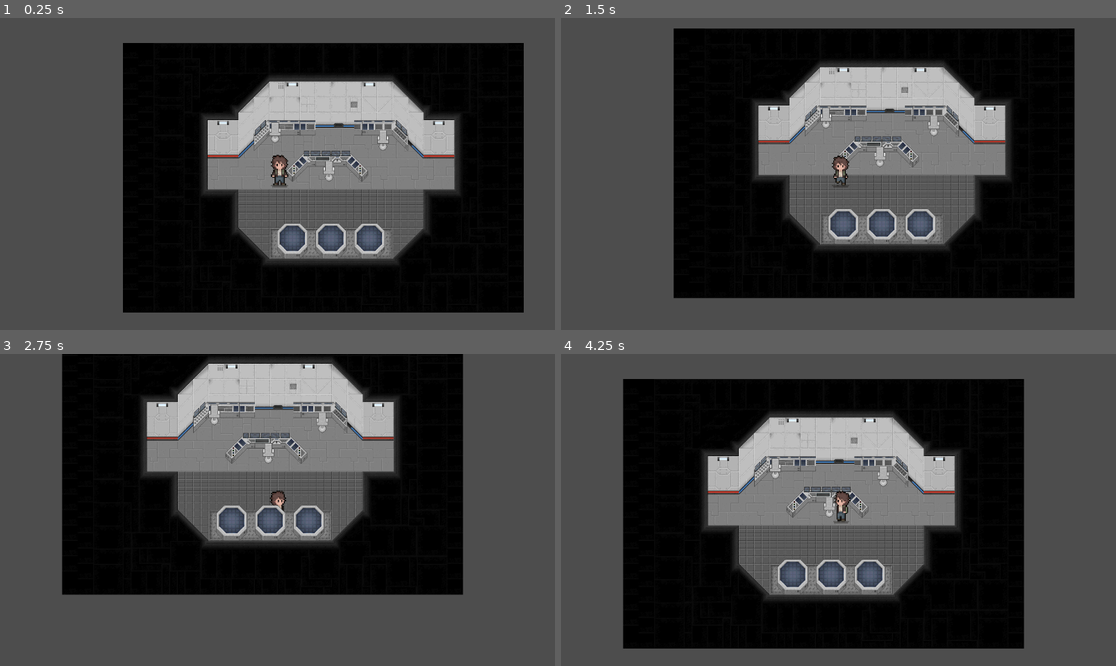
Above: before the commit, frames 1-4 (two rows, left to right).
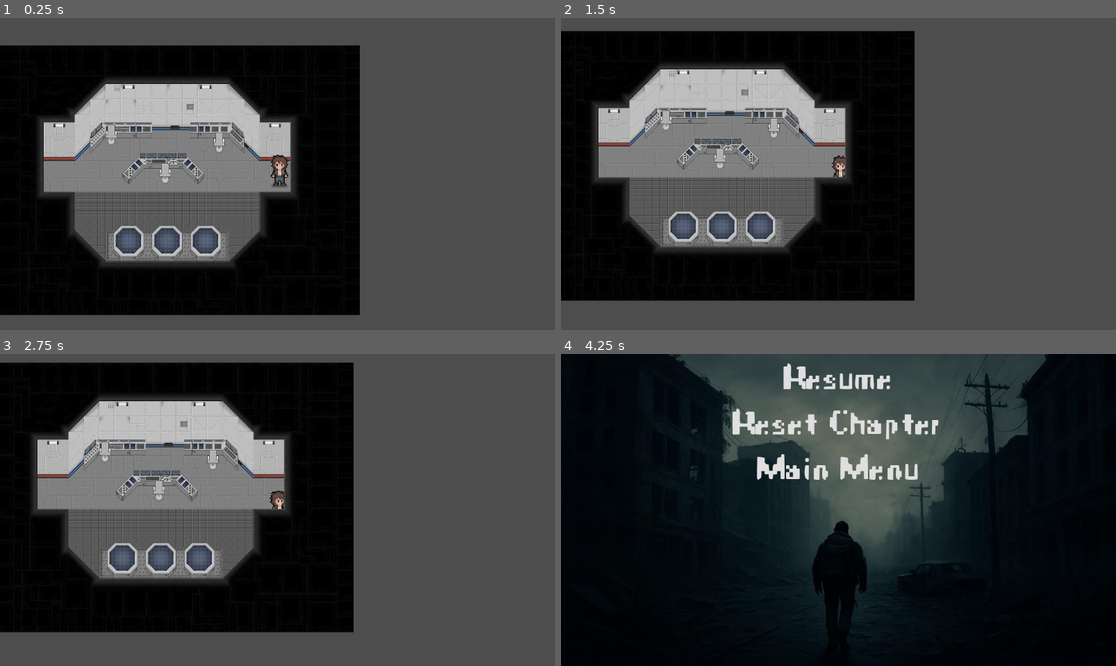
Above: after the commit, the same moments.

Repository: AnduBade02/NexFerre2DGame
Game: Godot game, scene res://Chapter3.tscn
Two runs of this game, one before a commit and one after it. Both use one fixed random seed, a clock stepped at 60 frames per second and the inputs below.
Inputs:
- Up to frame 1 (0.25 s): no input
- Up to frame 2 (1.5 s): tap Enter (ui_accept) at 0.5, 0.6, 0.77, 1.07 s; hold Right (ui_right) 0.53-1.28 s; hold Down (ui_down) from 1.28 s (still down); tap E (attack) at 1.35 s
- Up to frame 3 (2.75 s): tap Enter (ui_accept) at 1.52, 1.55, 1.82, 2.3 s; release Down (ui_down) at 2.03 s; hold Right (ui_right) from 2.03 s (still down); hold Shift (sprint) from 2.03 s (still down)
- Up to frame 4 (4.25 s): release Right (ui_right) at 2.78 s; release Shift (sprint) at 2.78 s; hold Up (ui_up) 2.78-3.53 s; tap Enter (ui_accept) at 2.85, 3.02, 3.32, 3.77, 3.8, 4.07 s; hold Left (ui_left) from 3.53 s (still down); tap E (attack) at 3.6 s; tap Escape (ui_cancel) at 4.15 s

The runs differ from the first frame. In frame 1, 65% of the frame differs, in the area x 0-95%, y 8-96%; in frame 2, 63%; in frame 3, 60%; in frame 4, 69%, in the area x 0-100%, y 0-100%.

Commit message:
finished chapter0, start menu, pause menu

Diff:
--- a/gamejam-hackaton/Chapter3.tscn
+++ b/gamejam-hackaton/Chapter3.tscn
@@ -8620,18 +8620,15 @@
 tile_set = SubResource("TileSet_mffuv")
 
 [node name="player" parent="." instance=ExtResource("2_86xor")]
-position = Vector2(50, 30)
+position = Vector2(390, 25)
 scale = Vector2(0.8, 0.8)
 collision_layer = 3
 script = ExtResource("3_86xor")
+speed = 150.0
 
 [node name="appliances" type="TileMapLayer" parent="."]
 tile_map_data = PackedByteArray("AAAEAPb/AAAcAB4AAAAFAPb/AAAdAB4AAAAOAPb/AAAcAB4AAAAPAPb/AAAdAB4AAAD7//v/AAAcAB4AAAD8// …(20784 unchanged characters)…
 tile_set = SubResource("TileSet_v357e")
-
-[node name="Camera2D" type="Camera2D" parent="."]
-position = Vector2(150, 0)
-zoom = Vector2(1.5, 1.5)
 
 [node name="StaticBody2D" type="StaticBody2D" parent="."]
 
--- /dev/null
+++ b/gamejam-hackaton/Scripts/CutSceneUI.gd
@@ -0,0 +1,53 @@
+extends CanvasLayer
+
+@onready var fade = $Fade
+@onready var name_label = $DialogBox/NameLabel
+@onready var text_label = $DialogBox/TextLabel
+@onready var timer = $Timer
+
+var full_text = ""
+var char_index = 0
+var typing_speed = 0.03
+var on_cutscene_end: Callable = func(): pass
+
+func start_cutscene(dialogs: Array, _on_end: Callable = func(): pass):
+	visible = true
+	on_cutscene_end = _on_end
+	$AnimationPlayer.play("fade_in")
+	await $AnimationPlayer.animation_finished
+	show_dialogs(dialogs)
+
+func show_dialogs(dialogs: Array):
+	if dialogs.is_empty():
+		end_cutscene()
+		return
+
+	var dialog = dialogs.pop_front()
+	name_label.text = dialog.get("name", "")
+	full_text = dialog.get("text", "")
+	text_label.text = ""
+	char_index = 0
+
+	timer.start(typing_speed)
+	timer.timeout.connect(_on_type_letter.bind(dialogs), CONNECT_ONE_SHOT)
+
+func _on_type_letter(dialogs):
+	if char_index < full_text.length():
+		text_label.text += full_text[char_index]
+		char_index += 1
+		timer.start(typing_speed)
+		timer.timeout.connect(_on_type_letter.bind(dialogs), CONNECT_ONE_SHOT)
+	else:
+		await get_tree().create_timer(0.5).timeout
+		await wait_for_input()
+		show_dialogs(dialogs)
+
+func wait_for_input():
+	while not Input.is_action_just_pressed("ui_accept"):
+		await get_tree().process_frame
+
+func end_cutscene():
+	$AnimationPlayer.play("fade_out")
+	await $AnimationPlayer.animation_finished
+	visible = false
+	on_cutscene_end.call()
--- /dev/null
+++ b/gamejam-hackaton/Scripts/change_player_parent.gd
@@ -0,0 +1,63 @@
+extends Area2D
+
+@export_node_path("Node2D") var new_parent_path
+@export_node_path("Node2D") var insert_after_node
+
+var has_moved_player := false
+
+func _ready():
+	connect("body_entered", Callable(self, "_on_body_entered"))
+	connect("body_exited", Callable(self, "_on_body_exited"))
+
+func _on_body_entered(body: Node):
+	if has_moved_player:
+		print("⏭️ Player deja mutat, ignorăm reactivarea.")
+		return
+
+	if body.name != "Player":
+		return
+
+	has_moved_player = true  # 🔒 Blocăm imediat
+
+	var player: Node = get_tree().get_root().find_child("Player", true, false)
+	if player == null:
+		printerr("❌ Player nu a fost găsit în scenă.")
+		return
+
+	var new_parent = get_node_or_null(new_parent_path)
+	var insert_node = get_node_or_null(insert_after_node)
+
+	if new_parent == null:
+		printerr("❌ Noul părinte este invalid.")
+		return
+
+	var is_already_child: bool = player.get_parent() == new_parent
+	var already_at_position: bool = false
+
+	if is_already_child and insert_node != null and insert_node.get_parent() == new_parent:
+		var children = new_parent.get_children()
+		var player_index = children.find(player)
+		var insert_index = children.find(insert_node)
+		already_at_position = player_index == insert_index + 1
+
+	if is_already_child and already_at_position:
+		print("ℹ️ Player este deja în ", new_parent.name, " și în poziția corectă. Nu îl mai mutăm.")
+		return
+
+	# Mutăm doar dacă NU e deja în poziția dorită
+	var old_parent = player.get_parent()
+	old_parent.remove_child(player)
+	new_parent.add_child(player)
+
+	if insert_node != null and insert_node.get_parent() == new_parent:
+		var index = new_parent.get_children().find(insert_node)
+		new_parent.move_child(player, index + 1)
+		print("✅ Player mutat în ", new_parent.name, " după ", insert_node.name)
+	else:
+		print("⚠️ Nodul de inserare nu este valid sau nu aparține lui ", new_parent.name)
+
+func _on_body_exited(body: Node):
+	if body.name == "Player":
+		await get_tree().create_timer(0.3).timeout
+		has_moved_player = false
+		print("🚪 Player a schimbat zona.")
--- a/gamejam-hackaton/Scripts/house_entry_trigger.gd
+++ b/gamejam-hackaton/Scripts/house_entry_trigger.gd
@@ -1,6 +1,5 @@
 extends Area2D
 
-@export_node_path("Node2D") var player_path
 @export_node_path("Node2D") var interior_layer_path
 @export_node_path("Node2D") var walls_front_layer_path
 @export_node_path("Node2D") var layer_to_hide_path
@@ -18,7 +17,7 @@
 	if body.name != "Player":
 		return
 
-	var player = get_node_or_null(player_path)
+	var player: Node = get_tree().get_root().find_child("Player", true, false)
 	if player == null:
 		print("❌ player_path invalid.")
 		return
@@ -53,6 +52,7 @@
 
 		parent.move_child(player, insert_index)
 		print("✅ Player mutat la index ", insert_index)
+		print("🚪 Player a intrat în casă")
 
 	if layer_to_hide:
 		layer_to_hide.visible = false
--- a/gamejam-hackaton/Scripts/house_exit_trigger.gd
+++ b/gamejam-hackaton/Scripts/house_exit_trigger.gd
@@ -1,6 +1,5 @@
 extends Area2D
 
-@export_node_path("Node2D") var player_path
 @export_node_path("Node2D") var interior_layer_path
 @export_node_path("Node2D") var walls_front_layer_path
 @export_node_path("Node2D") var layer_to_show_path
@@ -18,7 +17,7 @@
 	if body.name != "Player":
 		return
 
-	var player = get_node_or_null(player_path)
+	var player: Node = get_tree().get_root().find_child("Player", true, false)
 	if player == null:
 		print("❌ player_path invalid.")
 		return
--- a/gamejam-hackaton/Scripts/house_inside_trigger.gd
+++ b/gamejam-hackaton/Scripts/house_inside_trigger.gd
@@ -1,6 +1,5 @@
 extends Area2D
 
-@export_node_path("Node2D") var player_path
 @export_node_path("Node2D") var interior_layer_path
 @export_node_path("Node2D") var walls_front_layer_path
 
@@ -17,7 +16,7 @@
 	if body.name != "Player":
 		return
 
-	var player = get_node_or_null(player_path)
+	var player: Node = get_tree().get_root().find_child("Player", true, false)
 	if player == null:
 		print("❌ player_path invalid.")
 		return
--- /dev/null
+++ b/gamejam-hackaton/Scripts/pause_menu.gd
@@ -0,0 +1,32 @@
+extends CanvasLayer
+
+func _ready():
+	set_process_mode(Node.PROCESS_MODE_ALWAYS)
+	visible = false
+
+	$Panel/VBoxContainer/ResumeButton.pressed.connect(resume_game)
+	$Panel/VBoxContainer/ResetButton.pressed.connect(reset_level)
+	$Panel/VBoxContainer/MenuButton.pressed.connect(go_to_main_menu)
+
+func _input(event):
+	if event.is_action_pressed("ui_cancel"):
+		toggle_pause()
+
+func toggle_pause():
+	get_tree().paused = not get_tree().paused
+	visible = get_tree().paused
+
+func resume_game():
+	get_tree().paused = false
+	visible = false
+
+func reset_level():
+	visible = false
+	get_tree().paused = false
+	await get_tree().create_timer(0.01).timeout  # așteptăm un frame pentru a nu bloca încărcarea
+	get_tree().reload_current_scene()
+
+func go_to_main_menu():
+	get_tree().paused = false
+	visible = false
+	get_tree().change_scene_to_file("res://start_menu.tscn")  # asigură-te că e scris corect
--- /dev/null
+++ b/gamejam-hackaton/Scripts/start_menu.gd
@@ -0,0 +1,13 @@
+extends Control
+
+@export var first_level: PackedScene  # Aici alegi prima scenă
+
+func _ready():
+	$MenuContainer/StartButton.pressed.connect(start_game)
+	$MenuContainer/QuitButton.pressed.connect(quit_game)
+
+func start_game():
+	get_tree().change_scene_to_packed(first_level)
+
+func quit_game():
+	get_tree().quit()
--- /dev/null
+++ b/gamejam-hackaton/cut_scene.tscn
@@ -0,0 +1,49 @@
+[gd_scene load_steps=5 format=3 uid="uid://bgsq6o25sgkai"]
+
+[ext_resource type="Script" uid="uid://bnlbmuccq3ej2" path="res://Scripts/CutSceneUI.gd" id="1_we0jh"]
+
+[sub_resource type="Animation" id="Animation_cn5lr"]
+resource_name = "fade_in"
+length = 0.5
+loop_mode = 1
+
+[sub_resource type="Animation" id="Animation_cea7f"]
+resource_name = "fade_out"
+
+[sub_resource type="AnimationLibrary" id="AnimationLibrary_vsbak"]
+_data = {
+&"fade_in": SubResource("Animation_cn5lr"),
+&"fade_out": SubResource("Animation_cea7f")
+}
+
+[node name="CutScene" type="Node2D"]
+script = ExtResource("1_we0jh")
+
+[node name="ColorRect" type="ColorRect" parent="."]
+offset_right = 667.0
+offset_bottom = 457.0
+
+[node name="Panel" type="Panel" parent="."]
+offset_right = 40.0
+offset_bottom = 40.0
+
+[node name="Label" type="Label" parent="Panel"]
+layout_mode = 0
+offset_left = 339.0
+offset_top = 81.0
+offset_right = 479.0
+offset_bottom = 173.0
+
+[node name="Label2" type="Label" parent="Panel"]
+layout_mode = 0
+offset_left = 106.0
+offset_top = 246.0
+offset_right = 311.0
+offset_bottom = 334.0
+
+[node name="AnimationPlayer" type="AnimationPlayer" parent="."]
+libraries = {
+&"": SubResource("AnimationLibrary_vsbak")
+}
+
+[node name="Timer" type="Timer" parent="."]
--- /dev/null
+++ b/gamejam-hackaton/pause_menu.tscn
@@ -0,0 +1,60 @@
+[gd_scene load_steps=8 format=3 uid="uid://cvk437y7rdtj"]
+
+[ext_resource type="Script" uid="uid://d3pq63g4fcwnc" path="res://Scripts/pause_menu.gd" id="1_05uyy"]
+[ext_resource type="Texture2D" uid="uid://cyuyobdcav0kt" path="res://Assets/background-assets/background.png" id="2_p81d2"]
+[ext_resource type="FontFile" uid="uid://c8p3km8sqnn1t" path="res://Assets/background-assets/apocalypse fax.ttf" id="3_2nc7s"]
+
+[sub_resource type="StyleBoxTexture" id="StyleBoxTexture_d3xb4"]
+texture = ExtResource("2_p81d2")
+
+[sub_resource type="StyleBoxFlat" id="StyleBoxFlat_mxa3g"]
+bg_color = Color(0, 0, 0, 0)
+
+[sub_resource type="StyleBoxFlat" id="StyleBoxFlat_e8sti"]
+bg_color = Color(0, 0, 0, 0)
+
+[sub_resource type="StyleBoxFlat" id="StyleBoxFlat_q2yj1"]
+bg_color = Color(0, 0, 0, 0)
+
+[node name="pause_menu" type="CanvasLayer"]
+script = ExtResource("1_05uyy")
+
+[node name="Panel" type="Panel" parent="."]
+anchors_preset = 15
+anchor_right = 1.0
+anchor_bottom = 1.0
+grow_horizontal = 2
+grow_vertical = 2
+theme_override_styles/panel = SubResource("StyleBoxTexture_d3xb4")
+
+[node name="VBoxContainer" type="VBoxContainer" parent="Panel"]
+layout_mode = 1
+anchors_preset = 5
+anchor_left = 0.5
+anchor_right = 0.5
+offset_left = -90.0
+offset_right = 90.0
+offset_bottom = 76.0
+grow_horizontal = 2
+alignment = 1
+
+[node name="ResumeButton" type="Button" parent="Panel/VBoxContainer"]
+layout_mode = 2
+theme_override_fonts/font = ExtResource("3_2nc7s")
+theme_override_font_sizes/font_size = 80
+theme_override_styles/normal = SubResource("StyleBoxFlat_mxa3g")
+text = "Resume"
+
+[node name="ResetButton" type="Button" parent="Panel/VBoxContainer"]
+layout_mode = 2
+theme_override_fonts/font = ExtResource("3_2nc7s")
+theme_override_font_sizes/font_size = 80
+theme_override_styles/normal = SubResource("StyleBoxFlat_e8sti")
+text = "Reset Chapter"
+
+[node name="MenuButton" type="Button" parent="Panel/VBoxContainer"]
+layout_mode = 2
+theme_override_fonts/font = ExtResource("3_2nc7s")
+theme_override_font_sizes/font_size = 80
+theme_override_styles/normal = SubResource("StyleBoxFlat_q2yj1")
+text = "Main Menu"
--- a/gamejam-hackaton/player.tscn
+++ b/gamejam-hackaton/player.tscn
@@ -482,7 +482,8 @@
 }]
 
 [sub_resource type="CapsuleShape2D" id="CapsuleShape2D_sweqy"]
-radius = 9.0
+radius = 6.0
+height = 28.0
 
 [sub_resource type="CircleShape2D" id="CircleShape2D_sweqy"]
 radius = 109.814
@@ -494,11 +495,12 @@
 position = Vector2(3, -12)
 scale = Vector2(3, 3.03125)
 sprite_frames = SubResource("SpriteFrames_hqtel")
-animation = &"death-right"
+animation = &"idle-left"
 
 [node name="CollisionShape2D" type="CollisionShape2D" parent="."]
 y_sort_enabled = true
-position = Vector2(1, 4)
+position = Vector2(5, 28)
+rotation = 1.5708
 shape = SubResource("CapsuleShape2D_sweqy")
 
 [node name="Camera2D" type="Camera2D" parent="."]
@@ -510,5 +512,5 @@
 collision_mask = 2
 
 [node name="CollisionShape2D" type="CollisionShape2D" parent="AttackArea"]
-position = Vector2(-83.0169, -18.7688)
+position = Vector2(-80.1542, -17.7261)
 shape = SubResource("CircleShape2D_sweqy")
--- a/gamejam-hackaton/project.godot
+++ b/gamejam-hackaton/project.godot
@@ -14,6 +14,10 @@
 run/main_scene="uid://ddr4k441egnpw"
 config/features=PackedStringArray("4.4", "Forward Plus")
 config/icon="res://icon.svg"
+
+[autoload]
+
+PauseMenu="*res://pause_menu.tscn"
 
 [input]
 
--- /dev/null
+++ b/gamejam-hackaton/start_menu.tscn
@@ -0,0 +1,120 @@
+[gd_scene load_steps=8 format=3 uid="uid://b73gd11a5e7c"]
+
+[ext_resource type="Texture2D" uid="uid://cyuyobdcav0kt" path="res://Assets/background-assets/background.png" id="1_jwbto"]
+[ext_resource type="Script" uid="uid://bvjfk3icnnjdv" path="res://Scripts/start_menu.gd" id="1_vpdu5"]
+[ext_resource type="FontFile" uid="uid://c8p3km8sqnn1t" path="res://Assets/background-assets/apocalypse fax.ttf" id="2_ia0g5"]
+[ext_resource type="PackedScene" uid="uid://dhsjotvytms3h" path="res://Chapter0.tscn" id="2_v2mkm"]
+
+[sub_resource type="StyleBoxFlat" id="StyleBoxFlat_v2mkm"]
+bg_color = Color(0, 0, 0, 0)
+
+[sub_resource type="StyleBoxFlat" id="StyleBoxFlat_ctwoq"]
+bg_color = Color(0, 0, 0, 0)
+
+[sub_resource type="StyleBoxFlat" id="StyleBoxFlat_ppfnh"]
+bg_color = Color(0, 0, 0, 0)
+
+[node name="StartMenu" type="Control"]
+layout_mode = 3
+anchors_preset = 15
+anchor_right = 1.0
+anchor_bottom = 1.0
+grow_horizontal = 2
+grow_vertical = 2
+script = ExtResource("1_vpdu5")
+first_level = ExtResource("2_v2mkm")
+
+[node name="TextureRect" type="TextureRect" parent="."]
+layout_mode = 1
+anchors_preset = 15
+anchor_right = 1.0
+anchor_bottom = 1.0
+offset_left = -202.0
+offset_top = -251.0
+offset_right = 182.0
+offset_bottom = 125.0
+grow_horizontal = 2
+grow_vertical = 2
+texture = ExtResource("1_jwbto")
+
+[node name="MenuContainer" type="VBoxContainer" parent="."]
+layout_mode = 1
+anchors_preset = 5
+anchor_left = 0.5
+anchor_right = 0.5
+offset_left = -233.0
+offset_right = 233.0
+offset_bottom = 275.0
+grow_horizontal = 2
+
+[node name="TitleLabel" type="Label" parent="MenuContainer"]
+layout_mode = 2
+theme_override_fonts/font = ExtResource("2_ia0g5")
+theme_override_font_sizes/font_size = 100
+text = "NEX FERRE"
+horizontal_alignment = 1
+
+[node name="StartButton" type="Button" parent="MenuContainer"]
+layout_mode = 2
+theme_override_fonts/font = ExtResource("2_ia0g5")
+theme_override_font_sizes/font_size = 50
+theme_override_styles/normal = SubResource("StyleBoxFlat_v2mkm")
+text = "Start Game
+"
+
+[node name="CreditsButton" type="Button" parent="MenuContainer"]
+layout_mode = 2
+theme_override_fonts/font = ExtResource("2_ia0g5")
+theme_override_font_sizes/font_size = 50
+theme_override_styles/normal = SubResource("StyleBoxFlat_ctwoq")
+text = "Credits"
+
+[node name="QuitButton" type="Button" parent="MenuContainer"]
+layout_mode = 2
+theme_override_fonts/font = ExtResource("2_ia0g5")
+theme_override_font_sizes/font_size = 50
+theme_override_styles/normal = SubResource("StyleBoxFlat_ppfnh")
+text = "Quit Game"
+
+[node name="MenuContainer2" type="VBoxContainer" parent="."]
+layout_mode = 1
+anchors_preset = 2
+anchor_top = 1.0
+anchor_bottom = 1.0
+offset_top = -296.0
+offset_right = 494.0
+grow_vertical = 0
+
+[node name="LeftTextLabel" type="Label" parent="MenuContainer2"]
+layout_mode = 2
+theme_override_colors/font_color = Color(0.46, 0.46, 0.46, 1)
+theme_override_colors/font_shadow_color = Color(0.658824, 0.658824, 0.658824, 1)
+theme_override_fonts/font = ExtResource("2_ia0g5")
+theme_override_font_sizes/font_size = 80
+text = "Do you
+remember
+your past?"
+horizontal_alignment = 1
+
+[node name="MenuContainer3" type="VBoxContainer" parent="."]
+layout_mode = 1
+anchors_preset = 3
+anchor_left = 1.0
+anchor_top = 1.0
+anchor_right = 1.0
+anchor_bottom = 1.0
+offset_left = -494.0
+offset_top = -296.0
+grow_horizontal = 0
+grow_vertical = 0
+
+[node name="RightTextLabel" type="Label" parent="MenuContainer3"]
+layout_mode = 2
+theme_override_colors/font_color = Color(0.458824, 0.458824, 0.458824, 1)
+theme_override_colors/font_shadow_color = Color(0.66, 0.66, 0.66, 1)
+theme_override_fonts/font = ExtResource("2_ia0g5")
+theme_override_font_sizes/font_size = 80
+text = "Does it
+even
+matter?"
+horizontal_alignment = 1
Binary file added: gamejam-hackaton/Assets/background-assets/apocalypse fax.ttf
Not shown, added: gamejam-hackaton/Assets/background-assets/apocalypse fax.ttf.import
Binary file added: gamejam-hackaton/Assets/background-assets/background.png
Not shown, added: gamejam-hackaton/Assets/background-assets/background.png.import
Not shown, changed: gamejam-hackaton/Chapter0.tscn
Not shown, changed: gamejam-hackaton/Chapter2.tscn
Not shown, added: gamejam-hackaton/Scripts/CutSceneUI.gd.uid
Not shown, added: gamejam-hackaton/Scripts/change_player_parent.gd.uid
Not shown, added: gamejam-hackaton/Scripts/pause_menu.gd.uid
Not shown, added: gamejam-hackaton/Scripts/start_menu.gd.uid
Not shown, changed: gamejam-hackaton/chapter_3_1.tscn
